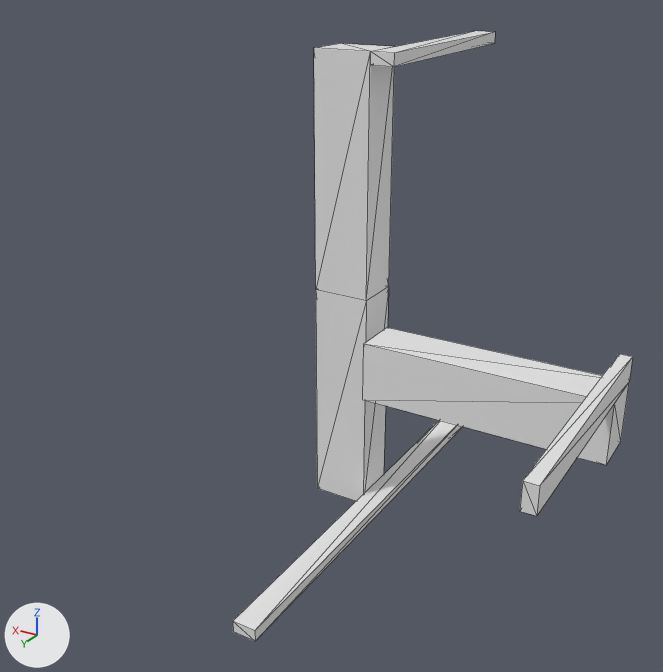
Before and after pictures for a commit that changed the OBJ model Data/bmc/tiles_structure/t_163.obj.
Rendered twice from a 50 mm lens placed at (-0.812, 1.579, 0.69), pointed at (0.086, 0.081, -0.059). Every picture has the same lights, and +X, +Y and +Z are marked at lower left. Mesh edges are drawn as thin lines. Where no turn or scale is listed for an object, it has been applied to the vertices.

The first picture shows 't_163'.
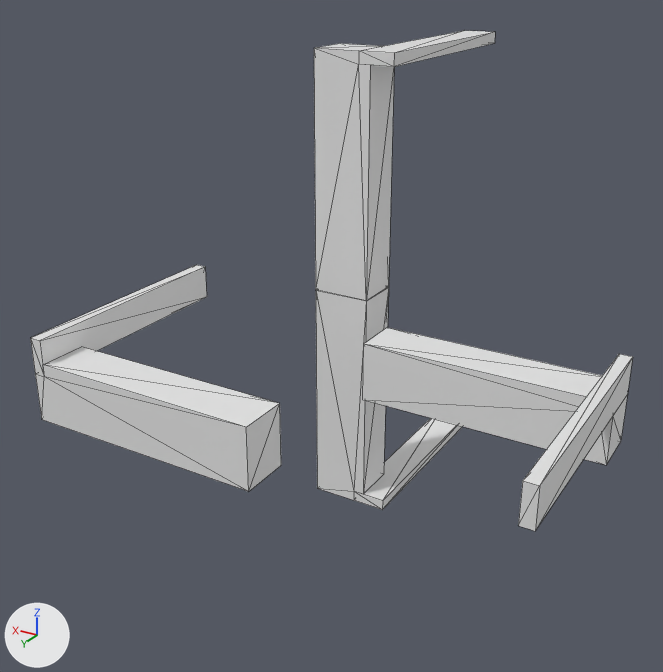
The change, as a list of edits to the scene's bpy script:
```text
Change me_t_163:
    used by ob_t_163; location = (0.0, 0.0, 0.0)
    remove me_t_163.from_pydata(...)  # 42 vertices, 72 faces; spans x -0.5..0.175, y -0.5..0.5, z -0.5..0.5
    add me_t_163.from_pydata(...)  # 72 vertices, 128 faces; spans x -0.5..0.5, y -0.5..0.5, z -0.5..0.5
    me_t_163 part 1: a new loose piece of 18 vertices spanning x 0.0..0.5, y 0.0..0.5, z -0.175..0.0
    me_t_163 part 2
    13 vertices are removed from x -0.5..0.05, y -0.5..0.5, z -0.5..0.5
    59 faces are deleted
    3 vertices move from x -0.5..0.05, y -0.5..0.5, z -0.5..-0.05 to x -0.475..0.075, y -0.5..0.5, z -0.5..-0.075
    20 vertices are added at x -0.5..0.175, y -0.5..0.5, z -0.5..0.5
    5 new vertices lie (0.0, -0.1, 0.0) away from vertices in x 0.05..0.075, y 0.0, z -0.5..0.5
    83 new faces join them
```

Changed parts and their boxes [x1, y1, x2, y2] in the pictures (663 x 672 px; the box of a moved part takes in the faces that stretch with it):
't_163', reshaped (51% wider, 18% shorter)
    before: [233, 31, 633, 641]
    after: [30, 31, 633, 531]
part 1 of me_t_163, added
    after: [30, 265, 281, 491]
part 2 of me_t_163, moved or reshaped
    before: [233, 31, 633, 641]
    after: [314, 31, 633, 531]
